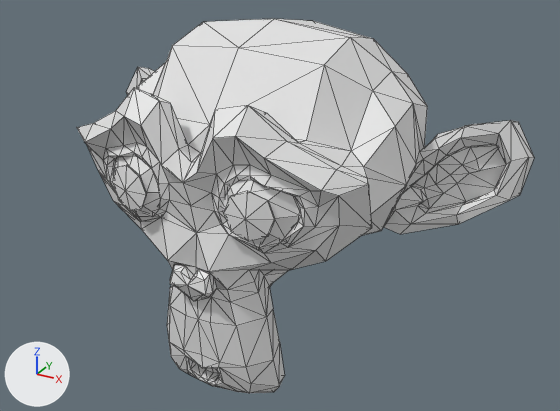
The glTF model demo/suzie.glb as it was, and as the next commit left it.
Rendered twice from a 50 mm camera at (2.07, -3.61, 1.74) aimed at (0.18, -0.18, 0.03). Every picture has the same lights, and +X, +Y and +Z are marked at lower left. Mesh edges are drawn as thin lines. Vertices at the same position are counted once.

Names of what the first picture shows: 'Suzanne'.
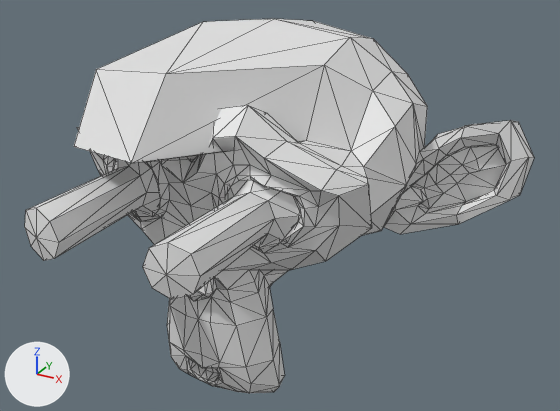
Edits to the bpy script that builds the scene:
```text
Change me_suzanne:
    where me_suzanne.from_pydata(...)  # 505 vertices, 968 faces; spans x -1.37..1.37, y -0.85..0.85, z -0.98..0.98
    used by ob_suzanne; location = (0.0, 0.0, 0.0)
    before: 48 (0.48, -0.77, 0.24) at pixel (274, 220), 50 (0.45, -0.78, 0.34) at pixel (267, 200), 52 (0.35, -0.8, 0.38) at pixel (247, 190), 54 (0.27, -0.82, 0.34) at pixel (229, 196), 56 (0.23, -0.82, 0.24) at pixel (223, 213)
    before: 58 (0.27, -0.82, 0.16) at pixel (230, 231), 60 (0.35, -0.83, 0.24) at pixel (245, 219), 62 (0.35, -0.8, 0.12) at pixel (248, 241), 64 (0.45, -0.78, 0.16) at pixel (268, 236), 73 (0.0, -0.57, 0.57) at pixel (209, 124)
    before: 299 (0.0, -0.29, 0.9) at pixel (238, 47), 356 (-0.45, -0.23, 0.85) at pixel (172, 45), 358 (-0.46, -0.43, 0.52)
    before: 49 (-0.48, -0.77, 0.24) at pixel (112, 182), 51 (-0.45, -0.78, 0.34) at pixel (115, 167), 53 (-0.35, -0.8, 0.38) at pixel (126, 164), 55 (-0.27, -0.82, 0.34) at pixel (138, 176), 57 (-0.23, -0.82, 0.24) at pixel (146, 195)
    before: 59 (-0.27, -0.82, 0.16) at pixel (141, 209), 61 (-0.35, -0.83, 0.24) at pixel (125, 190), 63 (-0.35, -0.8, 0.12) at pixel (130, 211), 65 (-0.45, -0.78, 0.16) at pixel (118, 199)
    me_suzanne part 1
    add for i in [48, 50, 52, 54, 56, 58, 60, 62, 64, 73, 299, 356, 358]: me_suzanne.vertices[i].co += Vector((0.0, -0.61, 0.0))
    me_suzanne part 2
    add for i in [49, 51, 53, 55, 57, 59, 61, 63, 65]: me_suzanne.vertices[i].co += Vector((0.0, -0.61, 0.0))
```

Pixel boxes [x1, y1, x2, y2] of what changed, in the pictures (560 x 411 px; the box of a moved part takes in the faces that stretch with it):
'Suzanne', reshaped (11% wider)
    before: [77, 19, 534, 393]
    after: [25, 19, 534, 393]
part 1 of me_suzanne, moved or reshaped
    before: [153, 19, 350, 241]
    after: [74, 19, 350, 299]
part 2 of me_suzanne, moved or reshaped
    before: [113, 165, 146, 212]
    after: [25, 166, 146, 261]
